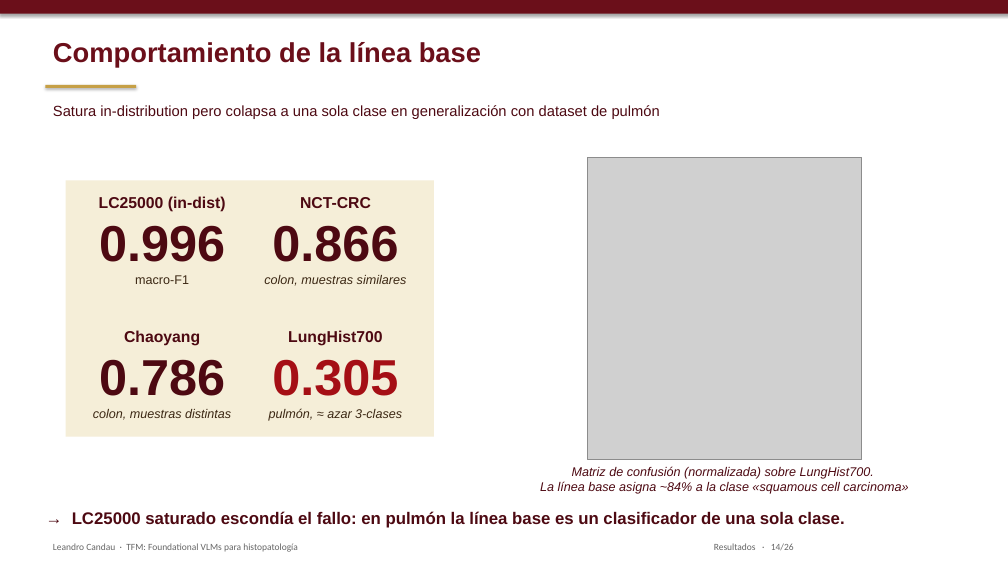
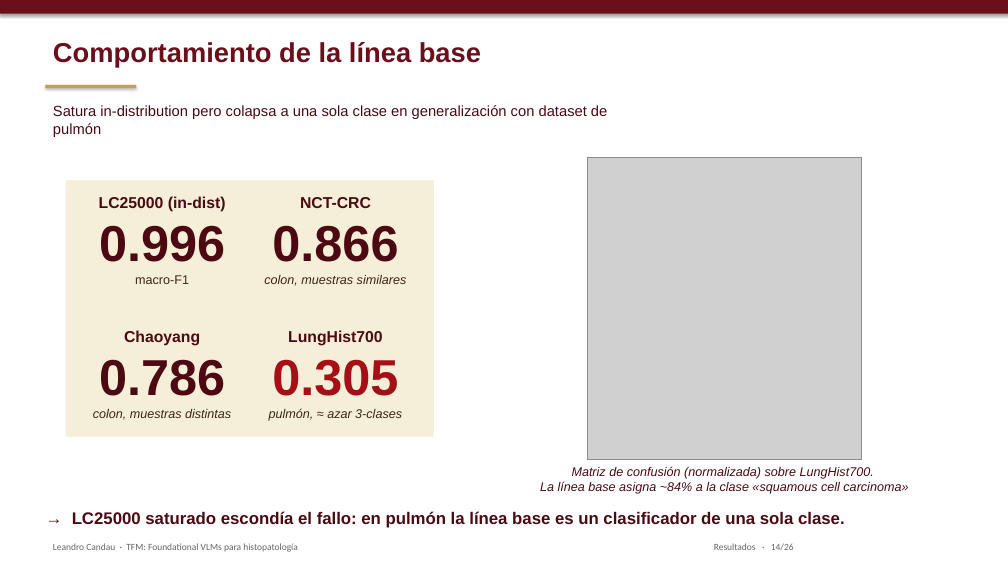
Before and after one commit to lcandau/histopathology-clip-lab, a slide deck: slide 14 of report/TFM_defense.pptx. Drawn at 1008x568 pixels with LibreOffice and Linux fonts; fonts in the diff are those of the drawing; grey boxes stand for pictures. Boxes give left, top, right and bottom in pixels: in the first picture for what was removed or moved away, otherwise in the second. Text is boxed around its words. In the diff, an @@ line names an element or a change of style, - is before the commit and + after.

```diff
--- a/report/TFM_defense.pptx
+++ b/report/TFM_defense.pptx
@@ text "Satura in-distribution pero colapsa a ..." rewrapped from (x1=53, y1=105, x2=660, y2=119) to (x1=53, y1=105, x2=607, y2=137) @@
```
Also in this commit, not shown: 28 other slides changed.
